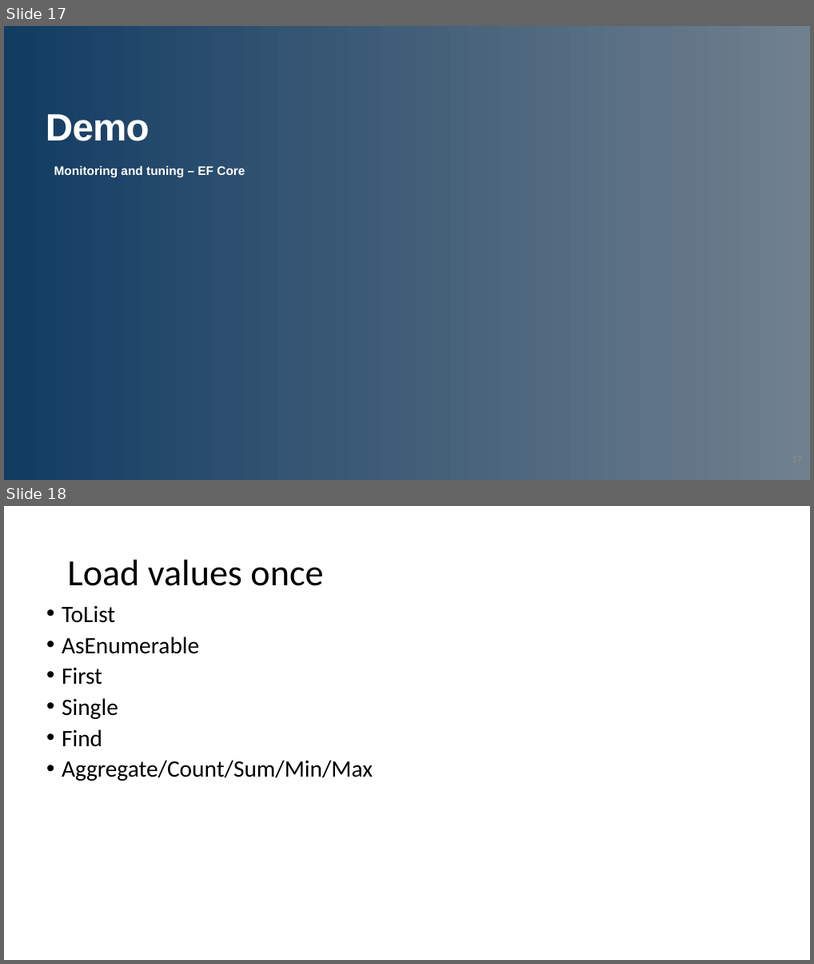
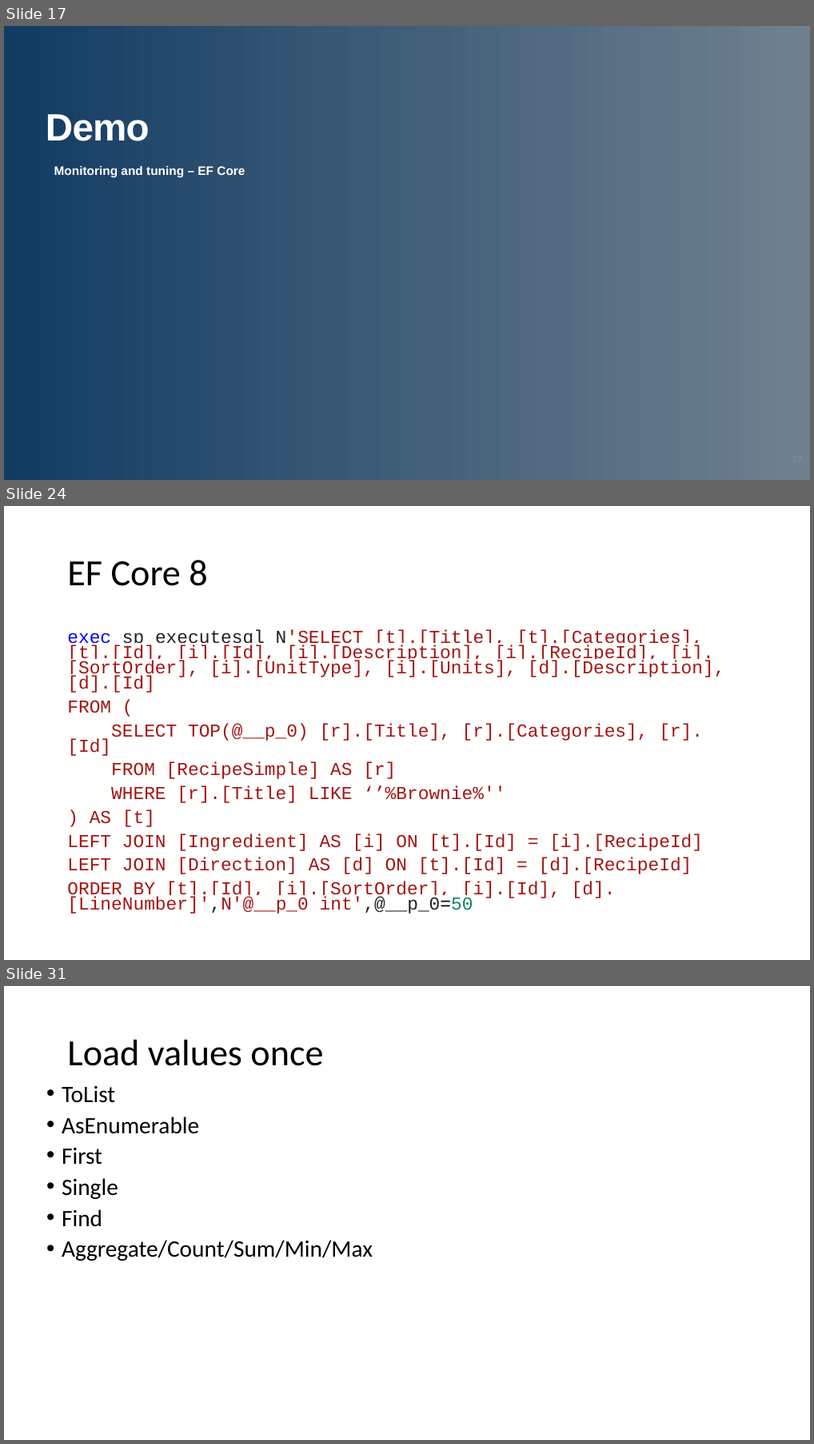
Before and after one commit to jwooley/RecipeWebApi, a slide deck: EFPerf.pptx. Shown one above the other, each under a label of ours: slides 17 and 18 before the commit, slides 17, 24 and 31 after it; the slides between them are not shown. The pictures are 814x964 and 814x1444 pixels, drawn with LibreOffice and Linux fonts; fonts in the diff are those of the drawing; background and template pictures are left out. Boxes give left, top, right and bottom in pixels: in the first picture for what was removed or moved away, otherwise in the second. Text is boxed around its words. In the diff, an @@ line names an element or a change of style, - is before the commit and + after.

Commit message:
Updating slides for EF Core enhancements

```diff
--- a/EFPerf.pptx
+++ b/EFPerf.pptx
@@ slide 24 added at (x1=4, y1=506, x2=810, y2=960), background #FFFFFF @@
@@ title added at (x1=67, y1=560, x2=207, y2=586), 33 pt, text #000000 @@
+EF Core 8
@@ text added at (x1=67, y1=629, x2=726, y2=913), 16.3 pt, text #A31515 @@
+exec sp_executesql N'SELECT [t].[Title], [t].[Categories], [t].[Id], [i].[Id], [i].[Description], [i].[RecipeId], [i].[SortOrder], [i].[UnitType], [i].[Units], [d].[Description], [d].[Id]
+FROM (
+SELECT TOP(@__p_0) [r].[Title], [r].[Categories], [r].[Id]
+FROM [RecipeSimple] AS [r]
+WHERE [r].[Title] LIKE ‘’%Brownie%''
+) AS [t]
+LEFT JOIN [Ingredient] AS [i] ON [t].[Id] = [i].[RecipeId]
+LEFT JOIN [Direction] AS [d] ON [t].[Id] = [d].[RecipeId]
+ORDER BY [t].[Id], [i].[SortOrder], [i].[Id], [d].[LineNumber]',N'@__p_0 int',@__p_0=50
@@ what was slide 18 is now slide 31 @@
```
Also in this commit, not shown: 1 slide changed, 12 other slides added.
